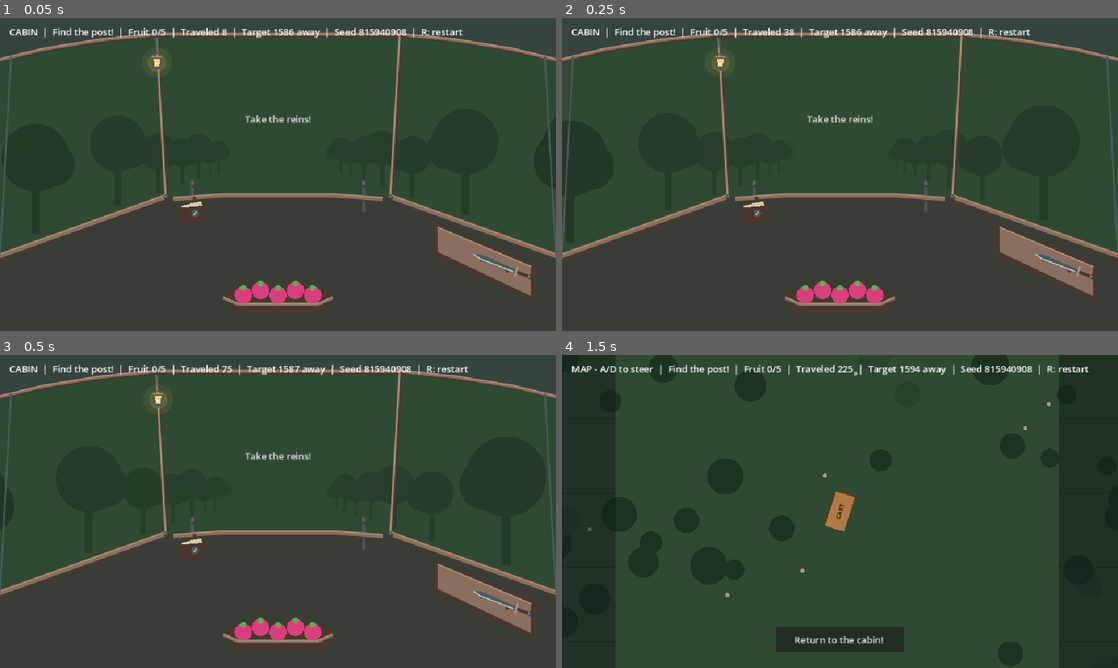
Above: before the commit, frames 1-4 (two rows, left to right).
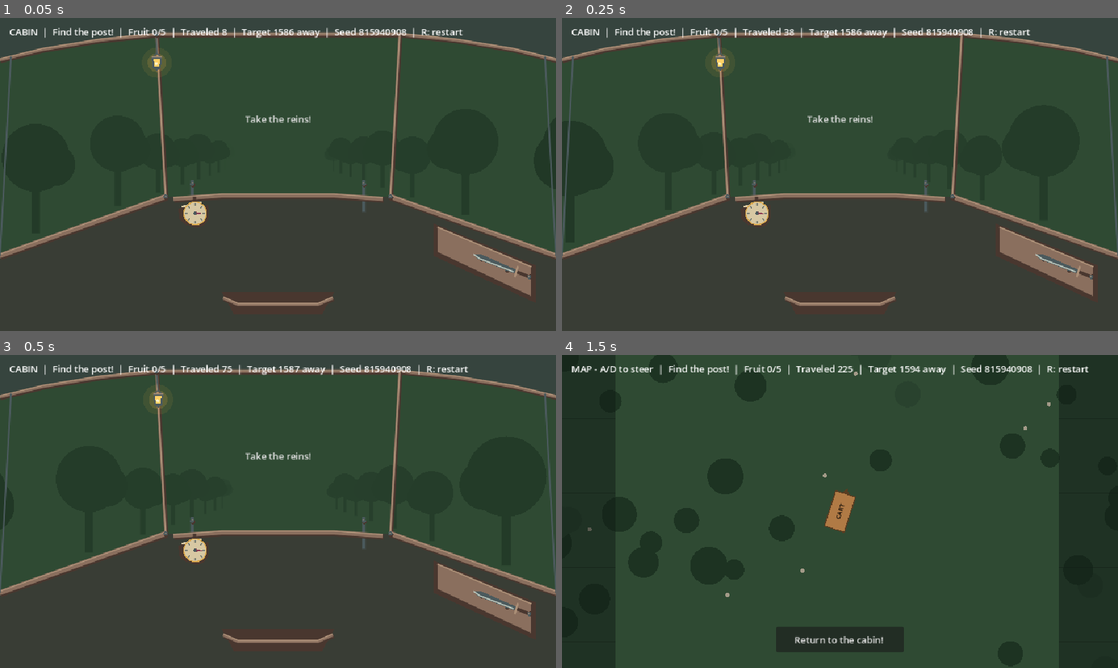
Above: after the commit, the same moments.

Repository: UnderstoodUseYourUsernameHere/carriage-delivery
Game: Godot game, scene res://scenes/delivery.tscn
Same seed, same stepped clock (60 frames per second), same inputs: the game is played once before the commit and once after it.
Inputs (mouse positions are in pixels of both pictures, inside the frame that each line leads up to):
- Up to frame 1 (0.05 s): no input
- Up to frame 2 (0.25 s): no input
- Up to frame 3 (0.5 s): no input
- Up to frame 4 (1.5 s): click "Take the reins!" at 0.5 s; tap Enter at 1.25 s; move the mouse to (962, 495) at 1.27 s; hold D (steer_right) from 1.28 s (still down); tap Alt at 1.35 s; click (962, 495) at 1.42 s

The runs differ from the first frame. In frame 1, 0.9% of the frame differs, in the area x 33-58%, y 58-92%; in frame 2, 0.9%; in frame 3, 0.9%; in frame 4, nothing differs.

Commit message:
feat: add delivery checkpoints and functioning compass in cabinview that points to each landmark during its stage

Diff:
--- a/scenes/views/cabin_view.tscn
+++ b/scenes/views/cabin_view.tscn
@@ -5,6 +5,7 @@
 [ext_resource type="Script" uid="uid://cngapvdvltuoy" path="res://scripts/cabin/wagon.gd" id="3_7epd6"]
 [ext_resource type="Script" uid="uid://cm28jid5b76wc" path="res://scripts/delivery/fruit_pips.gd" id="3_dakot"]
 [ext_resource type="Script" uid="uid://tgt8xro6ncl" path="res://scripts/cabin/cabin_wings.gd" id="4_dakot"]
+[ext_resource type="Script" uid="uid://b8d6s2i7i80sb" path="res://scripts/cabin/compass.gd" id="5_7epd6"]
 
 [node name="CabinView" type="Control" unique_id=1539775977]
 layout_mode = 3
@@ -69,6 +70,16 @@
 post_width = 117.935
 edge_shade = 0.453
 
+[node name="Compass" type="Control" parent="." unique_id=1223037658]
+layout_mode = 1
+anchors_preset = 0
+offset_left = 315.0
+offset_top = 315.0
+offset_right = 359.0
+offset_bottom = 359.0
+mouse_filter = 2
+script = ExtResource("5_7epd6")
+
 [node name="FruitPips" type="Control" parent="." unique_id=344731508]
 anchors_preset = 0
 offset_right = 40.0
--- a/scenes/views/exterior.tscn
+++ b/scenes/views/exterior.tscn
@@ -4,12 +4,26 @@
 [ext_resource type="Script" uid="uid://cbbfxrvr0js5b" path="res://scripts/placeholders/placeholder_sprite.gd" id="2_8n8ar"]
 [ext_resource type="Script" uid="uid://n6m1uneqmml8" path="res://scripts/placeholders/forest_blockout.gd" id="2_u5owk"]
 [ext_resource type="Script" uid="uid://ceyr60s1faj7p" path="res://scripts/map/fog_of_war.gd" id="3_svrtn"]
+[ext_resource type="Script" uid="uid://yqv6sbdl0c54" path="res://scripts/map/landmark.gd" id="3_u5owk"]
 
 [node name="Exterior" type="Node2D" unique_id=681774207]
 script = ExtResource("1_x55si")
 
 [node name="Forest" type="Node2D" parent="." unique_id=1047954047]
 script = ExtResource("2_u5owk")
+
+[node name="Landmarks" type="Node2D" parent="." unique_id=853534546]
+
+[node name="Post" type="Node2D" parent="Landmarks" unique_id=173738456]
+script = ExtResource("3_u5owk")
+
+[node name="Checkpoint" type="Node2D" parent="Landmarks" unique_id=269272526]
+script = ExtResource("3_u5owk")
+kind = 1
+
+[node name="Cidery" type="Node2D" parent="Landmarks" unique_id=885293233]
+script = ExtResource("3_u5owk")
+kind = 2
 
 [node name="FogOfWar" type="Node2D" parent="." unique_id=1146202799]
 script = ExtResource("3_svrtn")
--- /dev/null
+++ b/scripts/cabin/compass.gd
@@ -0,0 +1,55 @@
+@tool
+class_name CabinCompass
+extends Control
+
+const DARK := Color("#49372f")
+const BRASS := Color("#d9a84e")
+const FACE := Color("#d7c8a3")
+const IRON := Color("#4b5a5d")
+const NEEDLE := Color("#8c3a52")
+
+var _bearing := 0.0
+
+func _ready() -> void:
+	resized.connect(queue_redraw)
+
+func set_bearing(radians: float) -> void:
+	if is_equal_approx(radians, _bearing):
+		return
+
+	_bearing = radians
+	queue_redraw()
+
+func _draw() -> void:
+	var center := size * 0.5
+	var radius := minf(size.x, size.y) * 0.42
+
+	if radius <= 0.0:
+		return
+
+	draw_circle(center + Vector2(2, 3), radius + 3.0, DARK)
+	draw_circle(center, radius + 2.0, BRASS)
+	draw_circle(center, radius, FACE)
+
+	for index in range(8):
+		var direction := Vector2.UP.rotated(float(index) * TAU / 8.0)
+
+		draw_line(
+			center + direction * radius * 0.72,
+			center + direction * radius * 0.91,
+			IRON,
+			1.5,
+			true
+		)
+
+	var forward := Vector2.UP.rotated(_bearing)
+	var sideways := forward.orthogonal()
+
+	draw_colored_polygon(PackedVector2Array([
+		center + forward * radius * 0.72,
+		center + sideways * radius * 0.15,
+		center - forward * radius * 0.25,
+		center - sideways * radius * 0.15,
+	]), NEEDLE)
+
+	draw_circle(center, 2.5, IRON)
--- a/scripts/delivery/delivery.gd
+++ b/scripts/delivery/delivery.gd
@@ -10,6 +10,8 @@
 
 @onready var _windows: CabinWindows = $Overlay/CabinView/WindowBackdrop
 @onready var _wagon_skin: LanternWagon = $Overlay/CabinView/CabinArt
+@onready var _fruit_pips: FruitPips = $Overlay/CabinView/FruitPips
+@onready var _compass: CabinCompass = $Overlay/CabinView/Compass
 @onready var _map: RoamMap = $Exterior
 
 func _ready() -> void:
@@ -53,6 +55,8 @@
 	_windows.set_road_distance(_journey.odometer)
 	_windows.set_heading(_journey.heading)
 	_wagon_skin.set_road_distance(_journey.odometer)
+	_fruit_pips.count = _journey.fruit
+	_compass.set_bearing(_journey.bearing_to_target())
 	_refresh_hud()
 
 func _refresh_hud() -> void:
--- /dev/null
+++ b/scripts/map/landmark.gd
@@ -0,0 +1,104 @@
+@tool
+class_name MapLandmark
+extends Node2D
+
+enum Kind { POST, CHECKPOINT, CIDERY }
+
+const DARK := Color("#49372f")
+const WOOD := Color("#8a6f5e")
+const TRIM := Color("#ae9279")
+const IRON := Color("#4b5a5d")
+const STONE := Color("#a39a88")
+const FRUIT := Color("#d93f7d")
+const LAMP := Color("#ffd166")
+const CLEARING := Color("#3a5a3e")
+const FLAG := Color("#8c3a52")
+
+@export var kind: Kind = Kind.POST:
+	set(value):
+		kind = value
+		queue_redraw()
+
+var _current := false
+var _reached := false
+
+func set_state(current: bool, reached: bool) -> void:
+	if current == _current and reached == _reached:
+		return
+
+	_current = current
+	_reached = reached
+	queue_redraw()
+
+func _draw() -> void:
+	draw_circle(Vector2.ZERO, 68.0, CLEARING)
+
+	if _current:
+		draw_arc(Vector2.ZERO, 77.0, 0.0, TAU, 40, LAMP, 3.0, true)
+
+	match kind:
+		Kind.POST:
+			_draw_post()
+		Kind.CHECKPOINT:
+			_draw_checkpoint()
+		Kind.CIDERY:
+			_draw_cidery()
+
+func _draw_post() -> void:
+	draw_rect(Rect2(-34, -18, 48, 46), DARK)
+	draw_rect(Rect2(-30, -14, 40, 28), WOOD)
+
+	if not _reached:
+		for index in range(5):
+			draw_circle(
+				Vector2(-24 + index * 7, (index % 2) * 5),
+				4.0,
+				FRUIT
+			)
+	draw_line(Vector2(30, 15), Vector2(30, -36), DARK, 5.0, true)
+	draw_rect(Rect2(16, -42, 42, 16), TRIM)
+	draw_rect(Rect2(16, -42, 42, 16), DARK, false, 2.0)
+
+func _draw_checkpoint() -> void:
+	for index in range(3):
+		draw_circle(
+			Vector2(-12 + index * 12, 8 - (index % 2) * 6),
+			10.0,
+			STONE
+		)
+
+	draw_line(Vector2.ZERO, Vector2(0, -43), IRON, 3.0 ,true)
+
+	var flag_y := -22.0 if _reached else -43.0
+	draw_colored_polygon(PackedVector2Array([
+		Vector2(0, flag_y),
+		Vector2(28, flag_y + 7),
+		Vector2(0, flag_y + 15),
+	]), FLAG)
+
+func _draw_cidery() -> void:
+	draw_rect(Rect2(-44, -32, 88, 64), DARK)
+	draw_rect(Rect2(-40, -28, 80, 56), WOOD)
+
+	draw_line(Vector2(-40, -25), Vector2(40, -25), TRIM, 4.0)
+	draw_line(Vector2(-40, 0), Vector2(40, 0), DARK, 2.0)
+	draw_line(Vector2(-40, 25), Vector2(40, 25), DARK, 2.0)
+
+	for x in [-26.0, 26.0]:
+		draw_circle(Vector2(x, 43), 8.0, DARK)
+		draw_circle(Vector2(x, 43), 5.0, TRIM)
+
+	var lamp_position := Vector2(0, 37)
+
+	if not _reached:
+		draw_circle(
+			lamp_position,
+			18.0,
+			Color(1.0, 0.72, 0.28, 0.15)
+		)
+
+	draw_circle(
+		lamp_position,
+		4.5,
+		Color("#5a5551") if _reached else LAMP
+	)
--- a/scripts/map/roam_map.gd
+++ b/scripts/map/roam_map.gd
@@ -5,6 +5,11 @@
 @onready var _fog: FogOfWar = $FogOfWar
 @onready var _wagon_marker: Sprite2D = $WagonMarker
 @onready var _camera: Camera2D = $MapCamera
+@onready var _landmarks: Array[MapLandmark] = [
+	$Landmarks/Post,
+	$Landmarks/Checkpoint,
+	$Landmarks/Cidery
+]
 
 func _ready() -> void:
 	_camera.enabled = true
@@ -18,6 +23,8 @@
 		clearings.append(waypoint)
 
 	_forest.begin_run(journey.run_seed, clearings)
+	for index in range(_landmarks.size()):
+		_landmarks[index].position = journey.waypoints[index]
 	_fog.begin_run(journey)
 	present(journey)
 
@@ -25,4 +32,10 @@
 	_wagon_marker.position = journey.position
 	_wagon_marker.rotation = journey.heading
 	_camera.position = journey.position
+	var stage_index := int(journey.stage)
+	for index in range(_landmarks.size()):
+		_landmarks[index].set_state(
+			index == stage_index,
+			index < stage_index
+		)
 	_fog.present(journey)
Not shown, added: scripts/cabin/compass.gd.uid
Not shown, added: scripts/map/landmark.gd.uid
